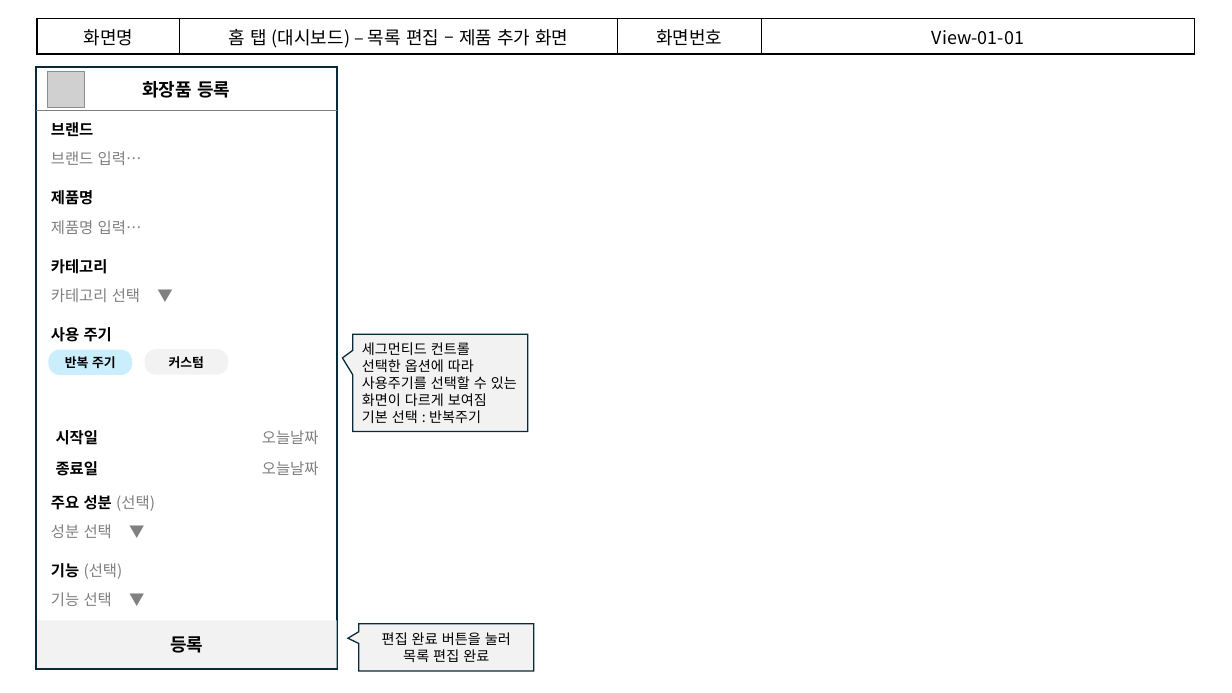
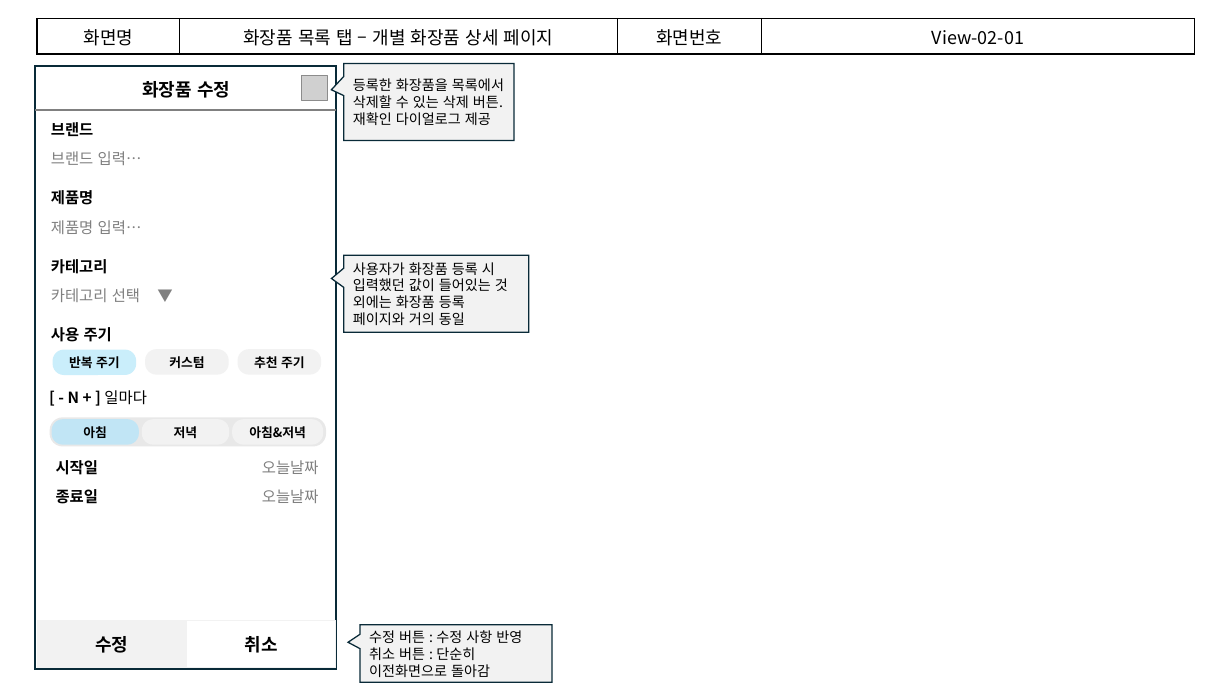
Before and after one commit to joo-hyejin/app_study, a slide deck: slide 10 of 기획서 - 프로토타입.pptx (slide 13 before the commit). Drawn at 1232x693 pixels with LibreOffice and Linux fonts; fonts in the diff are those of the drawing; grey boxes stand for pictures. Boxes give left, top, right and bottom in pixels: in the first picture for what was removed or moved away, otherwise in the second. Text is boxed around its words. In the diff, an @@ line names an element or a change of style, - is before the commit and + after.

Commit message:
11주차 마지막 업데이트
와이어프레임 완성, 11주차 기획서 정리 완료, 요구사항 정의서 버전 추가

```diff
--- a/기획서 - 프로토타입.pptx
+++ b/기획서 - 프로토타입.pptx
@@ table at (37, 18, 1195, 53) @@
-row 1, column 2: 홈 탭 (대시보드) – 목록 편집 – 제품 추가 화면
+row 1, column 2: 화장품 목록 탭 – 개별 화장품 상세 페이지
-row 1, column 4: View-01-01
+row 1, column 4: View-02-01
@@ picture removed at (48, 71, 84, 107) @@
@@ text at (142, 81, 230, 98): text changed @@
-화장품 등록
+화장품 수정
@@ picture added at (302, 76, 328, 102) @@
@@ speech box added at (344, 64, 514, 140), fill #F2F2F2, outline #092A39 1 pt, 11 pt, text #000000 @@
+등록한 화장품을 목록에서 삭제할 수 있는 삭제 버튼. 재확인 다이얼로그 제공
@@ line (35, 110) - (336, 110): stroke #808080 0.25 pt to #808080 1.5 pt @@
@@ speech box added at (344, 255, 529, 332), fill #F2F2F2, outline #092A39 1 pt, 11 pt, text #000000 @@
+사용자가 화장품 등록 시 입력했던 값이 들어있는 것 외에는 화장품 등록 페이지와 거의 동일
@@ rounded rectangle "반복 주기": place and size @@
-rounded rectangle "반복 주기" at (48, 349, 132, 375)
+rounded rectangle "반복 주기" at (53, 349, 137, 375)
@@ rounded rectangle added at (238, 349, 322, 375), fill #F2F2F2, 10 pt, text #000000, bold @@
+추천 주기
@@ speech box removed at (353, 335, 528, 432) @@
-세그먼티드 컨트롤
-선택한 옵션에 따라 사용주기를 선택할 수 있는 화면이 다르게 보여짐
-기본 선택 : 반복주기
@@ text added at (68, 390, 146, 405), 12 pt, text #000000, bold @@
+[ - N + ] 일마다
@@ group added at (50, 418, 326, 446): 4 rounded rectangles @@
+아침
+저녁
+아침&저녁
@@ text "시작일 오늘날짜": place and size @@
-text "시작일 오늘날짜" at (56, 430, 319, 445)
+text "시작일 오늘날짜" at (56, 460, 319, 475)
@@ text "종료일 오늘날짜": place and size @@
-text "종료일 오늘날짜" at (56, 461, 319, 476)
+text "종료일 오늘날짜" at (56, 489, 319, 504)
@@ text removed at (51, 495, 155, 511) @@
-주요 성분 (선택)
@@ text removed at (51, 524, 112, 538) @@
-성분 선택 ▼
@@ text removed at (51, 563, 123, 579) @@
-기능 (선택)
@@ text removed at (51, 592, 112, 606) @@
-기능 선택 ▼
@@ rounded rectangle removed at (37, 621, 336, 668) @@
-등록
@@ rounded rectangle added at (37, 621, 186, 668), fill #F2F2F2, outline #F2F2F2 1 pt, 14 pt, text #000000, bold @@
+수정
@@ rounded rectangle added at (187, 621, 335, 668), fill #FFFFFF, outline #F2F2F2 1 pt, 14 pt, text #000000, bold @@
+취소
@@ speech box removed at (359, 624, 533, 671) @@
-편집 완료 버튼을 눌러 목록 편집 완료
@@ speech box added at (360, 625, 553, 682), fill #F2F2F2, outline #092A39 1 pt, 11 pt, text #000000 @@
+수정 버튼 : 수정 사항 반영
+취소 버튼 : 단순히 이전화면으로 돌아감
```
Also in this commit, not shown: 8 other slides changed, 1 slide added, 5 slides removed, 3 other files.
